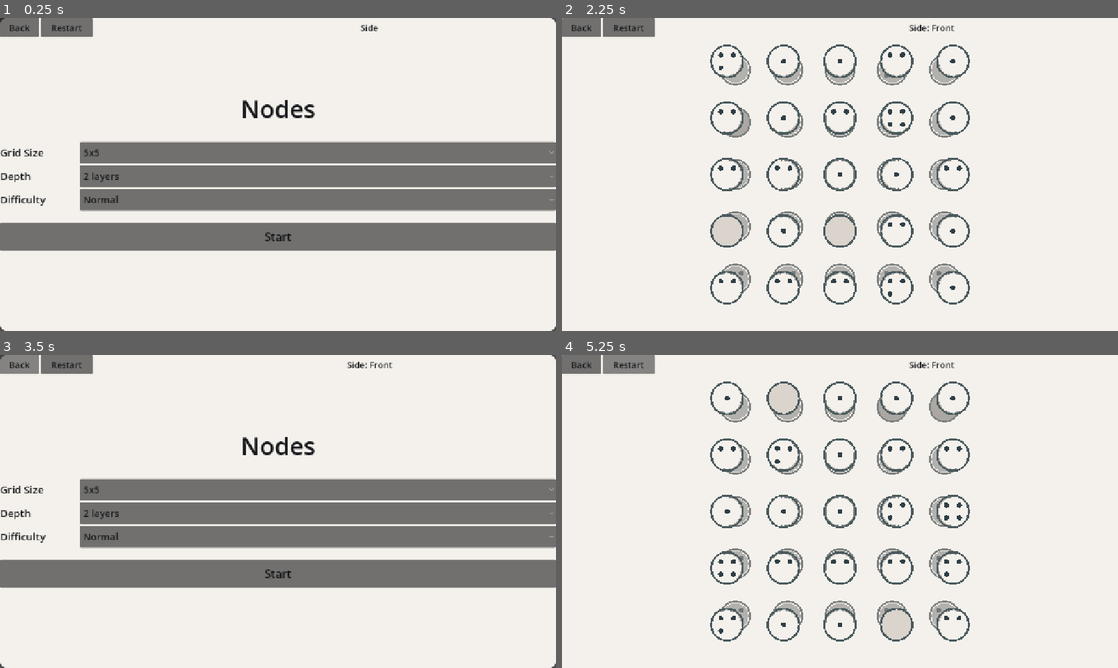
Above: before the commit, frames 1-4 (two rows, left to right).
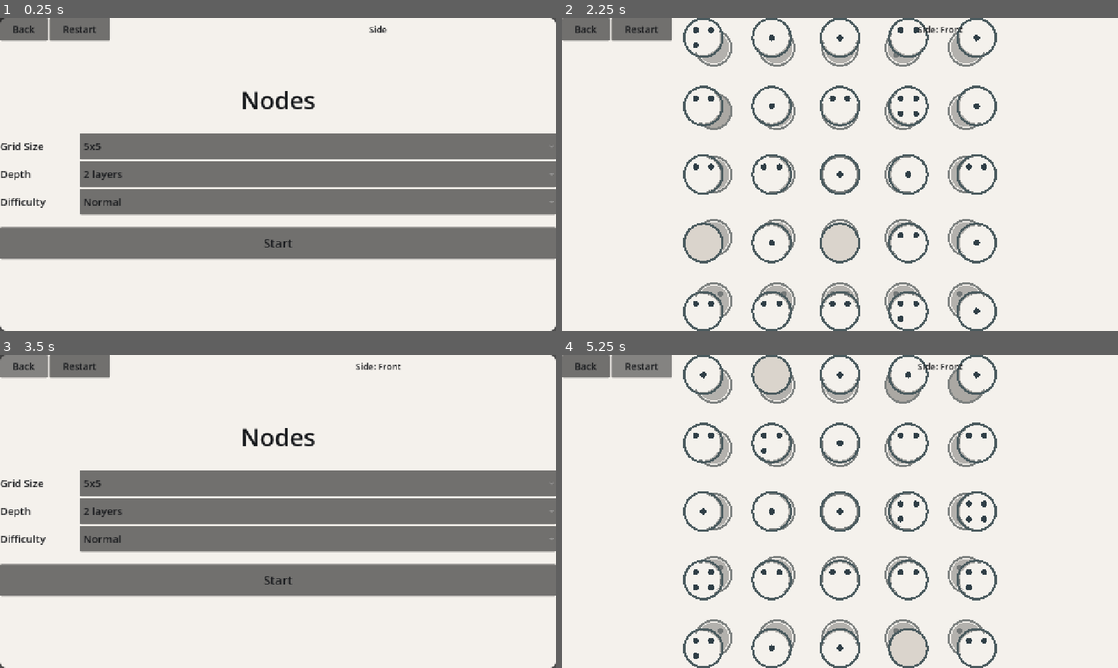
Above: after the commit, the same moments.

Repository: andrii-solokh/Nodoku
Game: Godot game, scene res://scenes/Main.tscn
Two runs of this game, one before a commit and one after it. Both use one fixed random seed, a clock stepped at 60 frames per second and the inputs below.
Inputs:
- Up to frame 1 (0.25 s): no input
- Up to frame 2 (2.25 s): click "Normal" at 0.5 s; click "Normal" at 1.25 s; click "Start" at 2 s
- Up to frame 3 (3.5 s): click "Back" at 2.75 s
- Up to frame 4 (5.25 s): click "Start" at 3.5 s; click "Restart" at 4.25 s; click "Restart" at 5 s

The runs differ from the first frame. In frame 1, 12% of the frame differs, in the area x 0-100%, y 0-78%; in frame 2, 16%; in frame 3, 12%; in frame 4, 16%, in the area x 0-79%, y 0-100%.

Commit message:
Add sounds, bigger UI, and zoomed grid

Diff:
--- a/scenes/Main.tscn
+++ b/scenes/Main.tscn
@@ -1,8 +1,13 @@
-[gd_scene load_steps=6 format=3]
+[gd_scene load_steps=10 format=3]
 
 [ext_resource type="Script" path="res://scripts/main.gd" id="1"]
 [ext_resource type="Script" path="res://scripts/game_controller.gd" id="2"]
 [ext_resource type="Script" path="res://scripts/grid_view.gd" id="3"]
+[ext_resource type="AudioStream" path="res://assets/sfx/connect.wav" id="4"]
+[ext_resource type="AudioStream" path="res://assets/sfx/disconnect.wav" id="5"]
+[ext_resource type="AudioStream" path="res://assets/sfx/rotate.wav" id="6"]
+[ext_resource type="AudioStream" path="res://assets/sfx/complete.wav" id="7"]
+[ext_resource type="AudioStream" path="res://assets/sfx/ui.wav" id="8"]
 
 [sub_resource type="StyleBoxFlat" id="1"]
 bg_color = Color(0.957, 0.945, 0.925, 1)
@@ -79,9 +84,9 @@
 
 [node name="GridSizeOption" type="OptionButton" parent="Menu/MenuMargin/VBox/GridSizeRow"]
 size_flags_horizontal = 3
-custom_minimum_size = Vector2(260, 50)
-focus_mode = 0
-theme_override_font_sizes/font_size = 22
+custom_minimum_size = Vector2(260, 60)
+focus_mode = 0
+theme_override_font_sizes/font_size = 24
 theme_override_colors/font_color = Color(0.0862745, 0.0941176, 0.105882, 1)
 theme_override_colors/font_color_hover = Color(0.0862745, 0.0941176, 0.105882, 1)
 theme_override_colors/font_color_pressed = Color(0.0862745, 0.0941176, 0.105882, 1)
@@ -96,9 +101,9 @@
 
 [node name="DepthOption" type="OptionButton" parent="Menu/MenuMargin/VBox/DepthRow"]
 size_flags_horizontal = 3
-custom_minimum_size = Vector2(260, 50)
-focus_mode = 0
-theme_override_font_sizes/font_size = 22
+custom_minimum_size = Vector2(260, 60)
+focus_mode = 0
+theme_override_font_sizes/font_size = 24
 theme_override_colors/font_color = Color(0.0862745, 0.0941176, 0.105882, 1)
 theme_override_colors/font_color_hover = Color(0.0862745, 0.0941176, 0.105882, 1)
 theme_override_colors/font_color_pressed = Color(0.0862745, 0.0941176, 0.105882, 1)
@@ -113,9 +118,9 @@
 
 [node name="DifficultyOption" type="OptionButton" parent="Menu/MenuMargin/VBox/DifficultyRow"]
 size_flags_horizontal = 3
-custom_minimum_size = Vector2(260, 50)
-focus_mode = 0
-theme_override_font_sizes/font_size = 22
+custom_minimum_size = Vector2(260, 60)
+focus_mode = 0
+theme_override_font_sizes/font_size = 24
 theme_override_colors/font_color = Color(0.0862745, 0.0941176, 0.105882, 1)
 theme_override_colors/font_color_hover = Color(0.0862745, 0.0941176, 0.105882, 1)
 theme_override_colors/font_color_pressed = Color(0.0862745, 0.0941176, 0.105882, 1)
@@ -126,9 +131,9 @@
 [node name="StartButton" type="Button" parent="Menu/MenuMargin/VBox"]
 text = "Start"
 size_flags_horizontal = 3
-custom_minimum_size = Vector2(0, 64)
-focus_mode = 0
-theme_override_font_sizes/font_size = 26
+custom_minimum_size = Vector2(0, 74)
+focus_mode = 0
+theme_override_font_sizes/font_size = 28
 theme_override_colors/font_color = Color(0.0862745, 0.0941176, 0.105882, 1)
 theme_override_colors/font_hover_color = Color(0.0862745, 0.0941176, 0.105882, 1)
 theme_override_colors/font_pressed_color = Color(0.0862745, 0.0941176, 0.105882, 1)
@@ -145,6 +150,28 @@
 
 [node name="GridView" type="Node2D" parent="Game"]
 script = ExtResource("3")
+
+[node name="Sfx" type="Node" parent="Game"]
+
+[node name="ConnectSfx" type="AudioStreamPlayer" parent="Game/Sfx"]
+stream = ExtResource("4")
+volume_db = -6.0
+
+[node name="DisconnectSfx" type="AudioStreamPlayer" parent="Game/Sfx"]
+stream = ExtResource("5")
+volume_db = -6.0
+
+[node name="RotateSfx" type="AudioStreamPlayer" parent="Game/Sfx"]
+stream = ExtResource("6")
+volume_db = -8.0
+
+[node name="CompleteSfx" type="AudioStreamPlayer" parent="Game/Sfx"]
+stream = ExtResource("7")
+volume_db = -4.0
+
+[node name="UiSfx" type="AudioStreamPlayer" parent="Game/Sfx"]
+stream = ExtResource("8")
+volume_db = -6.0
 
 [node name="HUD" type="CanvasLayer" parent="Game"]
 
@@ -168,18 +195,18 @@
 
 [node name="BackButton" type="Button" parent="Game/HUD/Root/TopBar/TopBarHBox"]
 text = "Back"
-custom_minimum_size = Vector2(90, 44)
-focus_mode = 0
-theme_override_font_sizes/font_size = 20
+custom_minimum_size = Vector2(110, 52)
+focus_mode = 0
+theme_override_font_sizes/font_size = 22
 theme_override_colors/font_color = Color(0.0862745, 0.0941176, 0.105882, 1)
 theme_override_colors/font_hover_color = Color(0.0862745, 0.0941176, 0.105882, 1)
 theme_override_colors/font_pressed_color = Color(0.0862745, 0.0941176, 0.105882, 1)
 
 [node name="RestartButton" type="Button" parent="Game/HUD/Root/TopBar/TopBarHBox"]
 text = "Restart"
-custom_minimum_size = Vector2(120, 44)
-focus_mode = 0
-theme_override_font_sizes/font_size = 20
+custom_minimum_size = Vector2(140, 52)
+focus_mode = 0
+theme_override_font_sizes/font_size = 22
 theme_override_colors/font_color = Color(0.0862745, 0.0941176, 0.105882, 1)
 theme_override_colors/font_hover_color = Color(0.0862745, 0.0941176, 0.105882, 1)
 theme_override_colors/font_pressed_color = Color(0.0862745, 0.0941176, 0.105882, 1)
@@ -227,18 +254,18 @@
 
 [node name="NextButton" type="Button" parent="Game/HUD/Root/CompletionPanel/CompletionVBox"]
 text = "Next"
-custom_minimum_size = Vector2(0, 46)
-focus_mode = 0
-theme_override_font_sizes/font_size = 22
+custom_minimum_size = Vector2(0, 56)
+focus_mode = 0
+theme_override_font_sizes/font_size = 24
 theme_override_colors/font_color = Color(0.0862745, 0.0941176, 0.105882, 1)
 theme_override_colors/font_hover_color = Color(0.0862745, 0.0941176, 0.105882, 1)
 theme_override_colors/font_pressed_color = Color(0.0862745, 0.0941176, 0.105882, 1)
 
 [node name="ReplayButton" type="Button" parent="Game/HUD/Root/CompletionPanel/CompletionVBox"]
 text = "Replay"
-custom_minimum_size = Vector2(0, 46)
-focus_mode = 0
-theme_override_font_sizes/font_size = 22
-theme_override_colors/font_color = Color(0.0862745, 0.0941176, 0.105882, 1)
-theme_override_colors/font_hover_color = Color(0.0862745, 0.0941176, 0.105882, 1)
-theme_override_colors/font_pressed_color = Color(0.0862745, 0.0941176, 0.105882, 1)
+custom_minimum_size = Vector2(0, 56)
+focus_mode = 0
+theme_override_font_sizes/font_size = 24
+theme_override_colors/font_color = Color(0.0862745, 0.0941176, 0.105882, 1)
+theme_override_colors/font_hover_color = Color(0.0862745, 0.0941176, 0.105882, 1)
+theme_override_colors/font_pressed_color = Color(0.0862745, 0.0941176, 0.105882, 1)
--- a/scripts/game_controller.gd
+++ b/scripts/game_controller.gd
@@ -44,6 +44,11 @@
 @onready var completion_label: Label = $HUD/Root/CompletionPanel/CompletionVBox/CompletionLabel
 @onready var next_button: Button = $HUD/Root/CompletionPanel/CompletionVBox/NextButton
 @onready var replay_button: Button = $HUD/Root/CompletionPanel/CompletionVBox/ReplayButton
+@onready var sfx_connect: AudioStreamPlayer = $Sfx/ConnectSfx
+@onready var sfx_disconnect: AudioStreamPlayer = $Sfx/DisconnectSfx
+@onready var sfx_rotate: AudioStreamPlayer = $Sfx/RotateSfx
+@onready var sfx_complete: AudioStreamPlayer = $Sfx/CompleteSfx
+@onready var sfx_ui: AudioStreamPlayer = $Sfx/UiSfx
 
 func _ready() -> void:
 	set_process_input(true)
@@ -250,6 +255,7 @@
 	if swipe_dir == Vector2.ZERO:
 		return
 	grid_view.rotate_step(swipe_dir)
+	_play_sfx(sfx_rotate)
 
 func _drag_threshold() -> float:
 	var vp := get_viewport_rect().size
@@ -375,9 +381,11 @@
 	if not model.is_neighbor(connect_anchor_id, node_id):
 		return
 	if model.placed_edge_exists(connect_anchor_id, node_id):
-		model.remove_placed_edge(connect_anchor_id, node_id)
+		if model.remove_placed_edge(connect_anchor_id, node_id):
+			_play_sfx(sfx_disconnect)
 	else:
-		model.add_placed_edge(connect_anchor_id, node_id)
+		if model.add_placed_edge(connect_anchor_id, node_id):
+			_play_sfx(sfx_connect)
 	connect_anchor_id = node_id
 	connect_last_id = node_id
 	connect_moved = true
@@ -415,9 +423,11 @@
 
 	if model.is_neighbor(selected_id, node_id):
 		if model.placed_edge_exists(selected_id, node_id):
-			model.remove_placed_edge(selected_id, node_id)
+			if model.remove_placed_edge(selected_id, node_id):
+				_play_sfx(sfx_disconnect)
 		else:
-			model.add_placed_edge(selected_id, node_id)
+			if model.add_placed_edge(selected_id, node_id):
+				_play_sfx(sfx_connect)
 
 	_clear_selection()
 
@@ -430,6 +440,7 @@
 	grid_view.queue_redraw()
 
 func _show_completion() -> void:
+	_play_sfx(sfx_complete)
 	completion_label.text = "Level Complete"
 	completion_panel.visible = true
 	var tween := create_tween()
@@ -437,15 +448,18 @@
 	tween.tween_property(completion_panel, "modulate", Color(1, 1, 1, 1), 0.35).set_trans(Tween.TRANS_SINE).set_ease(Tween.EASE_OUT)
 
 func _on_back_pressed() -> void:
+	_play_sfx(sfx_ui)
 	back_requested.emit()
 
 func _on_restart_pressed() -> void:
+	_play_sfx(sfx_ui)
 	_generate_model(-1)
 	completion_panel.visible = false
 	grid_view.selected_id = -1
 	grid_view.queue_redraw()
 
 func _on_next_pressed() -> void:
+	_play_sfx(sfx_ui)
 	_generate_model(int(Time.get_ticks_msec()))
 	completion_panel.visible = false
 	grid_view.selected_id = -1
@@ -534,3 +548,13 @@
 		return
 	file.seek_end()
 	file.store_line(message)
+
+func play_ui_sound() -> void:
+	_play_sfx(sfx_ui)
+
+func _play_sfx(player: AudioStreamPlayer) -> void:
+	if player == null:
+		return
+	if player.playing:
+		player.stop()
+	player.play()
--- a/scripts/grid_view.gd
+++ b/scripts/grid_view.gd
@@ -43,13 +43,14 @@
 	if model == null:
 		return
 	var vp := get_viewport_rect().size
-	var pad_x := 140.0
-	var pad_y := 220.0
+	var pad_x := 100.0
+	var pad_y := 180.0
 	var max_dim := maxi(maxi(model.nx, model.ny), model.nz)
 	var span: int = maxi(max_dim - 1, 1)
 	var max_cell_x: float = (vp.x - pad_x) / float(span)
 	var max_cell_y: float = (vp.y - pad_y) / float(span)
 	cell_size = clampf(minf(max_cell_x, max_cell_y), 72.0, 170.0)
+	cell_size = clampf(cell_size * 1.12, 72.0, 190.0)
 	base_radius = cell_size * 0.28
 
 func is_rotating() -> bool:
--- a/scripts/main.gd
+++ b/scripts/main.gd
@@ -86,6 +86,7 @@
 	var difficulty := difficulty_option.get_item_id(difficulty_option.selected)
 
 	_save_settings(size, depth, difficulty)
+	game.play_ui_sound()
 	game.start_new_game(size, depth, difficulty)
 
 	menu.visible = false
Not shown, added: assets/sfx/complete.wav
Not shown, added: assets/sfx/connect.wav
Not shown, added: assets/sfx/disconnect.wav
Not shown, added: assets/sfx/rotate.wav
Not shown, added: assets/sfx/ui.wav
